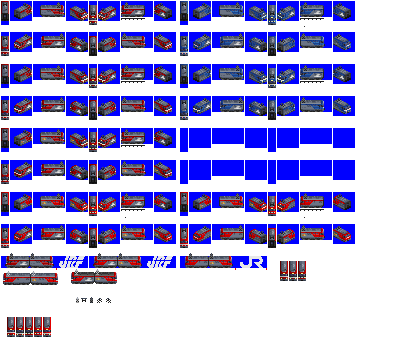
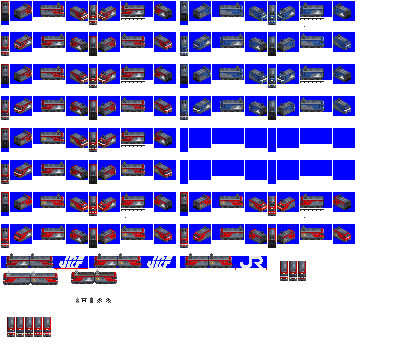
Layered file, before and after one edit (400 x 361). Changes by layer:
painted on "pantos" over [54, 268, 88, 269]
painted on "EH500-old" over [21, 10, 165, 48]
